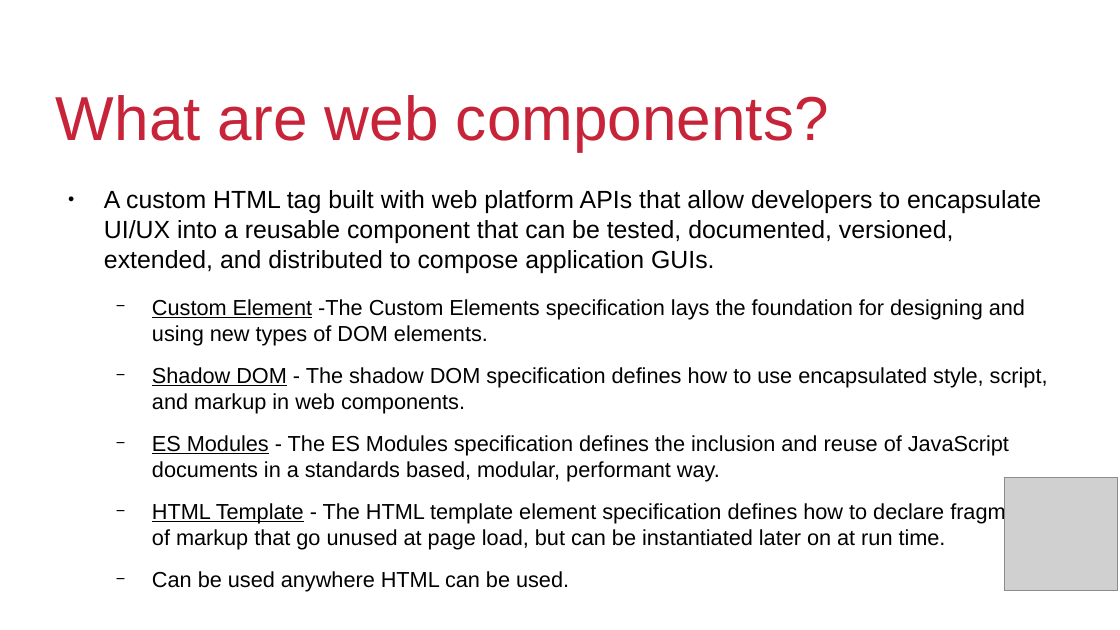
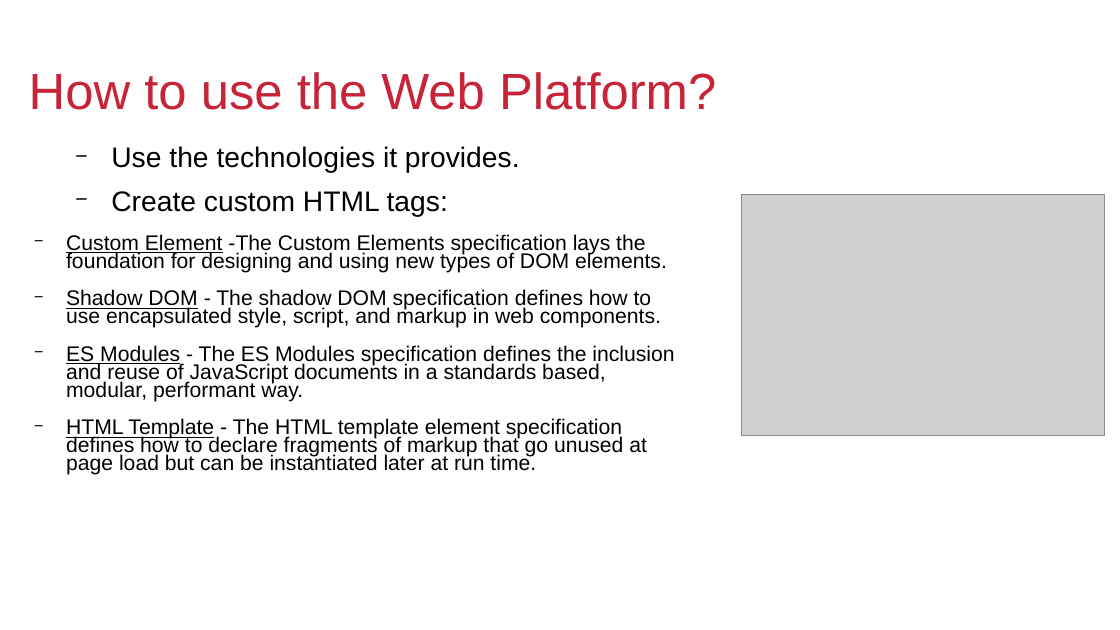
Before and after one commit to QuiWorks/wc-presentation, a slide deck: slide 3 of wc-pp-presentation.odp. Drawn at 1120x630 pixels with LibreOffice and Linux fonts; fonts in the diff are those of the drawing; grey boxes stand for pictures; background and template pictures are left out. Boxes give left, top, right and bottom in pixels: in the first picture for what was removed or moved away, otherwise in the second. Text is boxed around its words. In the diff, an @@ line names an element or a change of style, - is before the commit and + after.

Commit message:
Updated for ASG presentation

```diff
--- a/wc-pp-presentation.odp
+++ b/wc-pp-presentation.odp
@@ title added at (29,72,716,110), 36 pt, text #C7243A @@
+How to use the Web Platform?
@@ title removed at (56,95,829,151) @@
-What are web components?
@@ text "Use the technologies it provides.": place and size @@
-text "Use the technologies it provides." at (104,190,1048,592)
+text "Use the technologies it provides." at (66,146,674,475)
@@ text at (111,146,520,217): text changed; size 17.6 to 20 pt @@
-● A custom HTML tag built with web platform APIs that allow developers to encapsulate UI/UX into a reusable component that can be tested, documented, versioned, extended, and distributed to compose application GUIs.
+  − Use the technologies it provides.
+  − Create custom HTML tags:
@@ picture: place and size @@
-picture at (1004,478,1117,590)
+picture at (741,194,1105,436)
@@ text at (66,234,674,402): size 15.4 to 15 pt in "Custom Element -The Custom Elements specification lays ...", "Shadow DOM - The shadow DOM specification ...", "ES Modules - The ES Modules specification ..."; list level 2 to 3 in "Custom Element -The Custom Elements ..."; line spacing 1 to 0.7; list level 2 to 3 in "Shadow DOM - The shadow ..."; list level 2 to 3 in "ES Modules - The ES ..." @@
@@ text at (66,418,647,475): text changed; size 15.4 to 15 pt @@
-  − HTML Template - The HTML template element specification defines how to declare fragments of markup that go unused at page load, but can be instantiated later on at run time.
-  − Can be used anywhere HTML can be used.
+    − HTML Template - The HTML template element specification defines how to declare fragments of markup that go unused at page load but can be instantiated later at run time.
```
Also in this commit, not shown: 4 other slides changed, 2 slides added, 6 slides removed.
